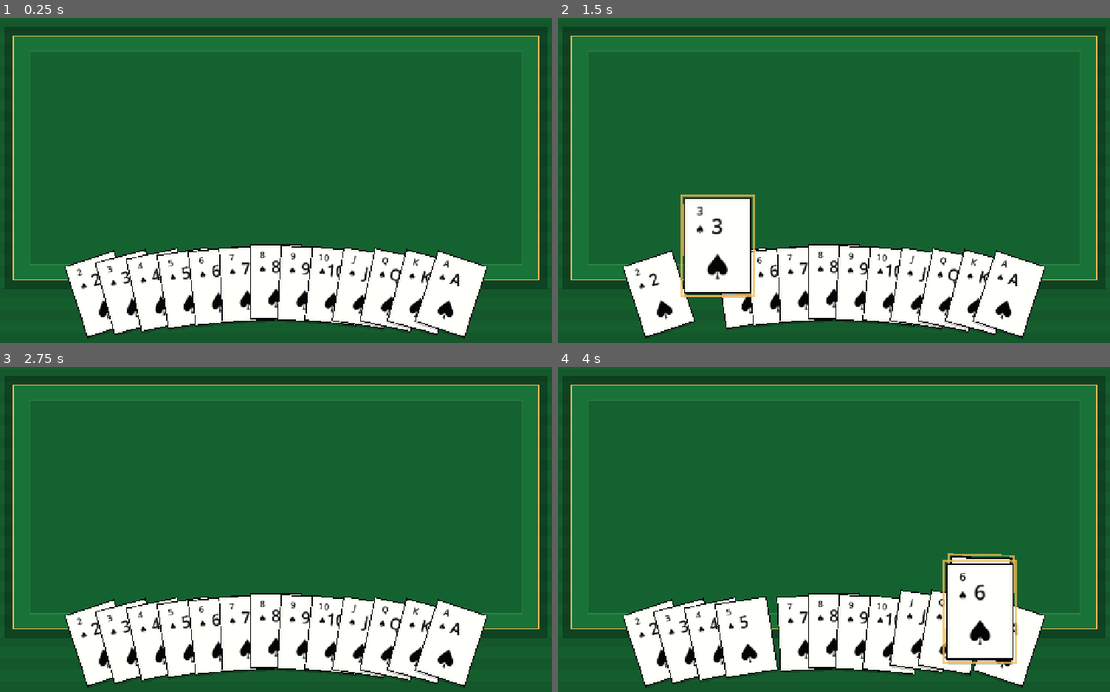
Above: before the commit, frames 1-4 (two rows, left to right).
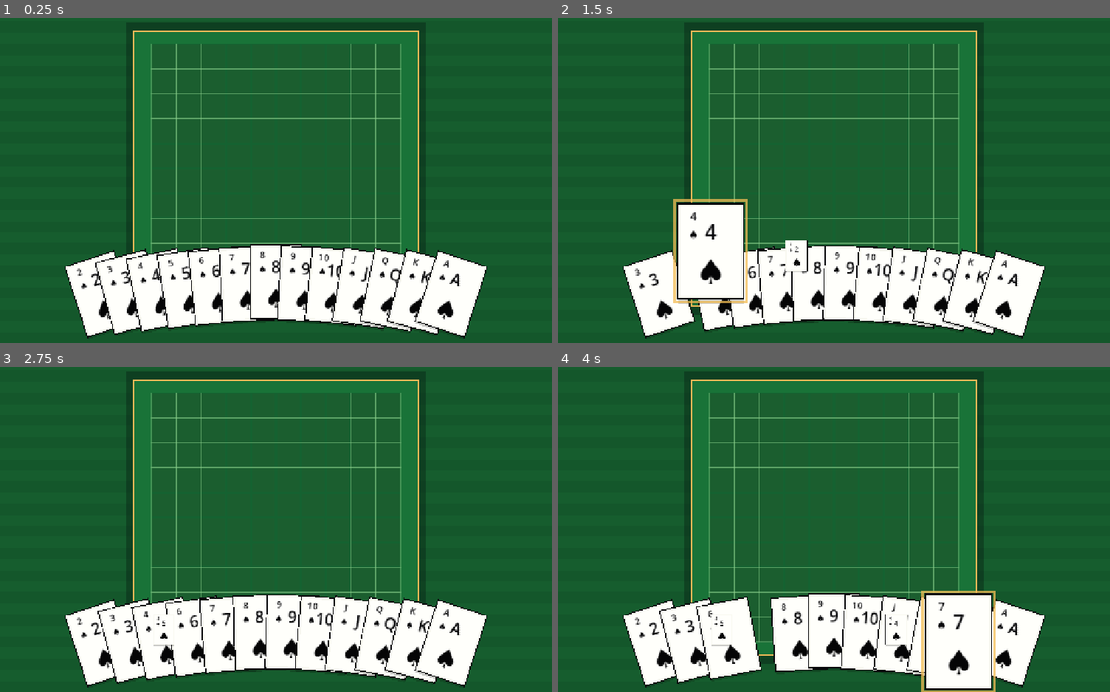
Above: after the commit, the same moments.

Repository: weigulll/poker
Game: Godot game, scene res://Main.tscn
Two runs of this game, one before a commit and one after it. Both use one fixed random seed, a clock stepped at 60 frames per second and the inputs below.
Inputs (mouse positions are in pixels of both pictures, inside the frame that each line leads up to):
- Up to frame 1 (0.25 s): no input
- Up to frame 2 (1.5 s): tap Enter at 0.5 s; drag from (657, 294) to (806, 284) at 0.52 s; drag from (690, 291) to (773, 242) at 1.27 s
- Up to frame 3 (2.75 s): move the mouse to (160, 640) at 2.02 s; tap R at 2.1 s; click (160, 640) at 2.17 s
- Up to frame 4 (4 s): tap Space at 2.75 s; drag from (745, 636) to (922, 636) at 2.77 s; drag from (773, 633) to (977, 640) at 3.52 s

The runs differ from the first frame. In frame 1, 11% of the frame differs, in the area x 0-100%, y 3-83%; in frame 2, 16%; in frame 3, 15%; in frame 4, 18%, in the area x 0-100%, y 3-100%.

Commit message:
Add board placement and smooth card dragging

Diff:
--- a/poker-king/Card.gd
+++ b/poker-king/Card.gd
@@ -1,20 +1,26 @@
 extends Area2D
 
 const CARD_SIZE := Vector2(112, 160)
-const CARD_RADIUS := 10.0
 const REST_SCALE := Vector2(1.0, 1.0)
 const HOVER_SCALE := Vector2(1.18, 1.18)
 const HELD_SCALE := Vector2(1.28, 1.28)
+const BOARD_SCALE := Vector2(0.42, 0.42)
+const DRAG_FOLLOW_SPEED := 18.0
 
 @export var rank := "2"
 @export var suit := "♠"
 
+var controller = null
 var home_position := Vector2.ZERO
 var home_rotation := 0.0
+var home_scale := REST_SCALE
 var home_index := 0
+var board_position := Vector2i(-1, -1)
+var in_hand := true
 var hovered := false
 var held := false
 var drag_offset := Vector2.ZERO
+var drag_target := Vector2.ZERO
 var rank_label: Label
 var suit_label: Label
 var corner_label: Label
@@ -29,12 +35,28 @@
 	queue_redraw()
 
 func set_hand_slot(slot_position: Vector2, slot_rotation: float, slot_index: int) -> void:
+	in_hand = true
+	board_position = Vector2i(-1, -1)
 	home_position = slot_position
 	home_rotation = slot_rotation
+	home_scale = REST_SCALE
 	home_index = slot_index
 	z_index = slot_index
 	if not held and not hovered:
-		animate_to(home_position, home_rotation, REST_SCALE, 0.18)
+		animate_to(home_position, home_rotation, home_scale, 0.18)
+
+func set_board_slot(slot_position: Vector2, grid_position: Vector2i, slot_index: int) -> void:
+	in_hand = false
+	board_position = grid_position
+	home_position = slot_position
+	home_rotation = 0.0
+	home_scale = BOARD_SCALE
+	home_index = slot_index
+	hovered = false
+	held = false
+	z_index = slot_index
+	animate_to(home_position, home_rotation, home_scale, 0.18)
+	queue_redraw()
 
 func ensure_labels() -> void:
 	rank_label = Label.new()
@@ -85,37 +107,63 @@
 
 func _process(_delta: float) -> void:
 	if held:
-		global_position = get_global_mouse_position() + drag_offset
+		drag_target = get_global_mouse_position() + drag_offset
+		var follow_weight := 1.0 - exp(-DRAG_FOLLOW_SPEED * _delta)
+		global_position = global_position.lerp(drag_target, follow_weight)
 
 func start_hold() -> void:
+	if controller != null and not controller.request_selection(self):
+		return
 	held = true
 	hovered = false
 	drag_offset = global_position - get_global_mouse_position()
+	drag_target = global_position
 	z_index = 300
 	animate_to(global_position, 0.0, HELD_SCALE, 0.08)
 	queue_redraw()
 
 func end_hold() -> void:
+	if not held:
+		return
+	held = false
+	if controller != null:
+		controller.release_selection(self)
+	else:
+		return_home()
+	queue_redraw()
+
+func return_home() -> void:
+	hovered = false
 	held = false
 	z_index = home_index
-	animate_to(home_position, home_rotation, REST_SCALE, 0.22)
+	animate_to(home_position, home_rotation, home_scale, 0.22)
 	queue_redraw()
 
 func _on_mouse_entered() -> void:
 	if held:
 		return
+	if controller != null and not controller.request_hover(self):
+		return
 	hovered = true
 	z_index = 200
-	animate_to(home_position + Vector2(0, -96), 0.0, HOVER_SCALE, 0.12)
+	if in_hand:
+		animate_to(home_position + Vector2(0, -96), 0.0, HOVER_SCALE, 0.12)
+	else:
+		animate_to(home_position + Vector2(0, -14), 0.0, BOARD_SCALE * 1.12, 0.12)
 	queue_redraw()
 
 func _on_mouse_exited() -> void:
 	if held:
 		return
+	cancel_hover()
+
+func cancel_hover() -> void:
+	if not hovered:
+		return
 	hovered = false
-	z_index = home_index
-	animate_to(home_position, home_rotation, REST_SCALE, 0.16)
-	queue_redraw()
+	if controller != null:
+		controller.clear_hover(self)
+	return_home()
 
 func animate_to(target_position: Vector2, target_rotation: float, target_scale: Vector2, duration: float) -> void:
 	if tween:
--- a/poker-king/Main.gd
+++ b/poker-king/Main.gd
@@ -5,17 +5,28 @@
 const TABLE_GREEN := Color(0.08, 0.34, 0.17)
 const FELT_GREEN := Color(0.1, 0.45, 0.22)
 const GOLD := Color(0.92, 0.72, 0.34)
+const GRID_ROWS := 10
+const GRID_COLS := 10
+const CELL_SIZE := Vector2(54, 54)
 
 var cards: Array = []
+var hand_cards: Array = []
+var board_cells: Array = []
 var hand_anchor := Vector2.ZERO
+var grid_origin := Vector2.ZERO
+var hovered_card = null
+var selected_card = null
 
 func _ready() -> void:
+	init_board()
 	for rank in RANKS:
 		var card = CARD_SCENE.instantiate()
 		card.rank = rank
 		card.suit = "♠"
+		card.controller = self
 		add_child(card)
 		cards.append(card)
+		hand_cards.append(card)
 	arrange_hand()
 	queue_redraw()
 
@@ -26,11 +37,19 @@
 
 func _input(event: InputEvent) -> void:
 	if event is InputEventKey and event.pressed and event.keycode == KEY_R:
-		arrange_hand()
+		reset_cards_to_hand()
+
+func init_board() -> void:
+	board_cells.resize(GRID_ROWS)
+	for row in range(GRID_ROWS):
+		board_cells[row] = []
+		for _col in range(GRID_COLS):
+			board_cells[row].append(null)
 
 func arrange_hand() -> void:
 	var viewport_size: Vector2 = get_viewport_rect().size
-	var count: int = cards.size()
+	update_grid_origin(viewport_size)
+	var count: int = hand_cards.size()
 	if count == 0:
 		return
 
@@ -41,24 +60,104 @@
 	var center_index: float = float(count - 1) * 0.5
 
 	for i in range(count):
-		var card = cards[i]
+		var card = hand_cards[i]
 		var normalized: float = (float(i) - center_index) / max(1.0, center_index)
 		var x: float = start_x + spacing * float(i)
 		var y: float = viewport_size.y - 132.0 + abs(normalized) * 26.0
 		var angle: float = deg_to_rad(normalized * 18.0)
 		card.set_hand_slot(Vector2(x, y), angle, i)
 
+func update_grid_origin(viewport_size: Vector2) -> void:
+	var grid_size := Vector2(GRID_COLS, GRID_ROWS) * CELL_SIZE
+	grid_origin = Vector2((viewport_size.x - grid_size.x) * 0.5, 72.0)
+
+func request_hover(card) -> bool:
+	if selected_card != null:
+		return false
+	if hovered_card != null and hovered_card != card:
+		hovered_card.cancel_hover()
+	hovered_card = card
+	return true
+
+func clear_hover(card) -> void:
+	if hovered_card == card:
+		hovered_card = null
+
+func request_selection(card) -> bool:
+	if selected_card != null and selected_card != card:
+		return false
+	if hovered_card != null and hovered_card != card:
+		hovered_card.cancel_hover()
+	hovered_card = null
+	selected_card = card
+	return true
+
+func release_selection(card) -> void:
+	if selected_card != card:
+		return
+	selected_card = null
+	var grid_pos := world_to_grid(card.global_position)
+	if is_grid_available(grid_pos, card):
+		place_card_on_board(card, grid_pos)
+	else:
+		card.return_home()
+
+func place_card_on_board(card, grid_pos: Vector2i) -> void:
+	if card.board_position != Vector2i(-1, -1):
+		board_cells[card.board_position.y][card.board_position.x] = null
+	if card in hand_cards:
+		hand_cards.erase(card)
+		arrange_hand()
+	board_cells[grid_pos.y][grid_pos.x] = card
+	card.set_board_slot(grid_to_world(grid_pos), grid_pos, 120 + grid_pos.y * GRID_COLS + grid_pos.x)
+
+func reset_cards_to_hand() -> void:
+	for row in range(GRID_ROWS):
+		for col in range(GRID_COLS):
+			board_cells[row][col] = null
+	hand_cards.clear()
+	hovered_card = null
+	selected_card = null
+	for i in range(cards.size()):
+		var card = cards[i]
+		card.board_position = Vector2i(-1, -1)
+		hand_cards.append(card)
+	arrange_hand()
+	queue_redraw()
+
+func world_to_grid(world_position: Vector2) -> Vector2i:
+	var local := world_position - grid_origin
+	return Vector2i(floor(local.x / CELL_SIZE.x), floor(local.y / CELL_SIZE.y))
+
+func grid_to_world(grid_pos: Vector2i) -> Vector2:
+	return grid_origin + Vector2(grid_pos) * CELL_SIZE + CELL_SIZE * 0.5
+
+func is_in_grid(grid_pos: Vector2i) -> bool:
+	return grid_pos.x >= 0 and grid_pos.x < GRID_COLS and grid_pos.y >= 0 and grid_pos.y < GRID_ROWS
+
+func is_grid_available(grid_pos: Vector2i, card) -> bool:
+	if not is_in_grid(grid_pos):
+		return false
+	var occupying_card = board_cells[grid_pos.y][grid_pos.x]
+	return occupying_card == null or occupying_card == card
+
 func _draw() -> void:
 	var viewport_size: Vector2 = get_viewport_rect().size
+	update_grid_origin(viewport_size)
 	draw_rect(Rect2(Vector2.ZERO, viewport_size), TABLE_GREEN, true)
 	for y in range(0, int(viewport_size.y), 48):
 		draw_rect(Rect2(Vector2(0, y), Vector2(viewport_size.x, 24)), Color(0.16, 0.58, 0.25, 0.11), true)
 
-	var arena := Rect2(Vector2(70, 54), viewport_size - Vector2(140, 190))
+	var grid_size := Vector2(GRID_COLS, GRID_ROWS) * CELL_SIZE
+	var arena := Rect2(grid_origin - Vector2(38, 28), grid_size + Vector2(76, 56))
 	draw_rect(arena.grow(18), Color(0.02, 0.12, 0.07, 0.42), true)
 	draw_rect(arena, FELT_GREEN, true)
 	draw_rect(arena, GOLD, false, 3.0)
 
-	var play_zone := Rect2(arena.position + Vector2(36, 34), arena.size - Vector2(72, 68))
-	draw_rect(play_zone, Color(0.03, 0.16, 0.1, 0.22), true)
-	draw_rect(play_zone, Color(0.55, 0.8, 0.54, 0.18), false, 2.0)
+	var board_rect := Rect2(grid_origin, grid_size)
+	draw_rect(board_rect, Color(0.03, 0.16, 0.1, 0.22), true)
+	for row in range(GRID_ROWS):
+		for col in range(GRID_COLS):
+			var cell_rect := Rect2(grid_origin + Vector2(col, row) * CELL_SIZE, CELL_SIZE)
+			draw_rect(cell_rect.grow(-2), Color(0.12, 0.36, 0.18, 0.58), true)
+			draw_rect(cell_rect, Color(0.55, 0.8, 0.54, 0.36), false, 1.5)
